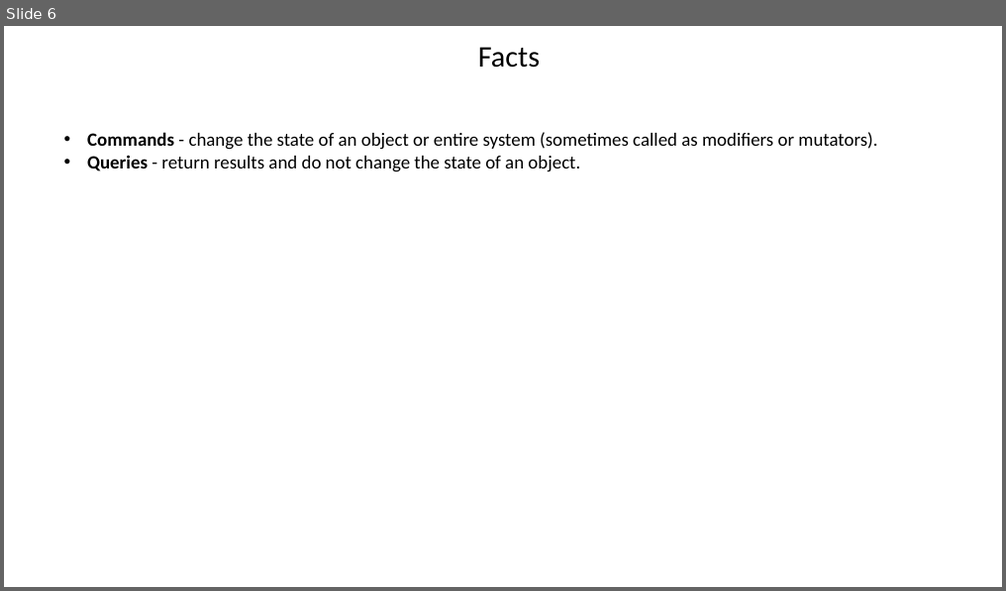
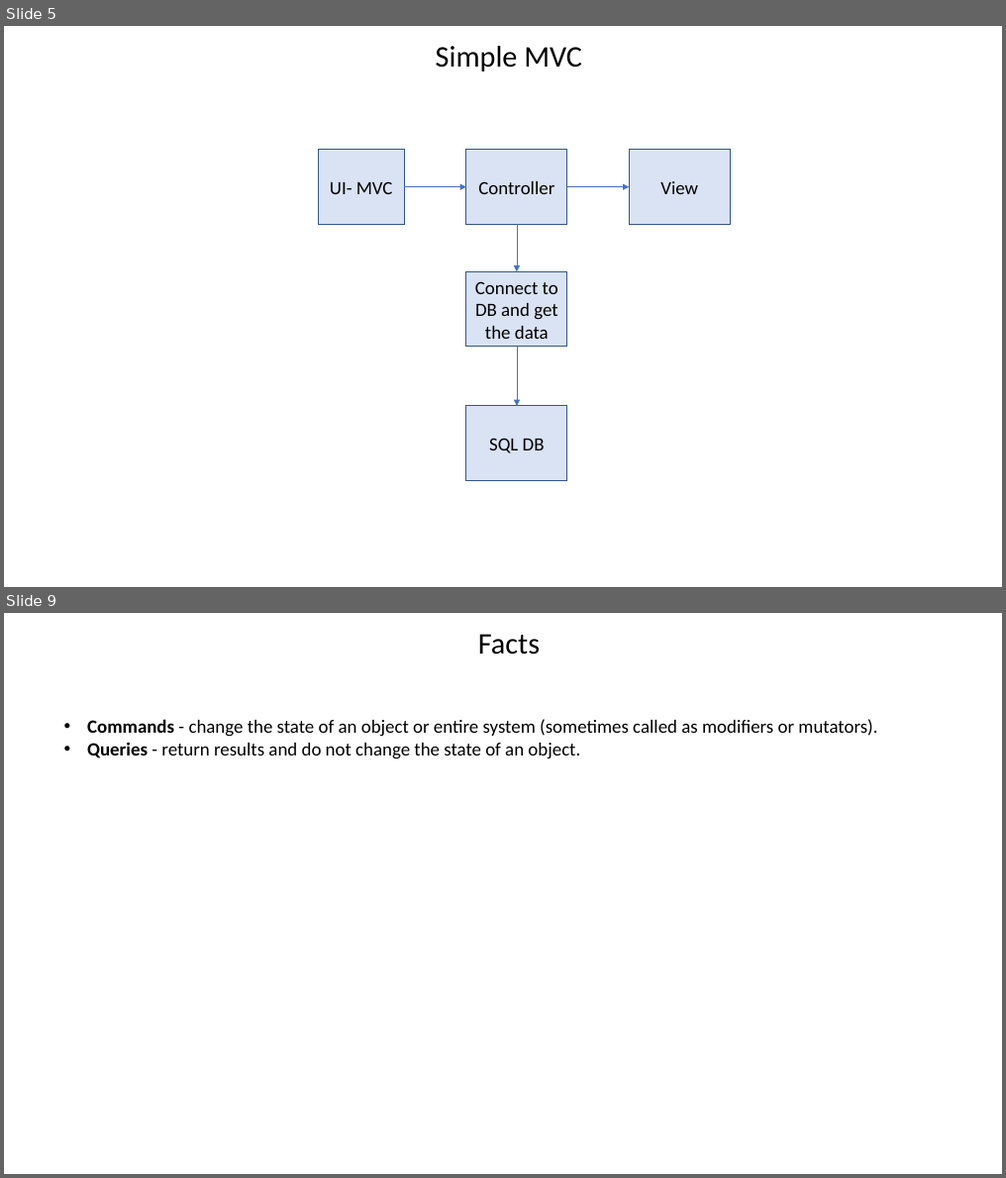
Before and after one commit to jitendrasoni/learning, a slide deck: Learning/Basic/Architect/CQRS/Resource/CQRS.pptx. Shown one above the other, each under a label of ours: slide 6 before the commit, slides 5 and 9 after it; the slides between them are not shown. The pictures are 1006x591 and 1006x1178 pixels, drawn with LibreOffice and Linux fonts; fonts in the diff are those of the drawing. Boxes give left, top, right and bottom in pixels: in the first picture for what was removed or moved away, otherwise in the second. Text is boxed around its words. In the diff, an @@ line names an element or a change of style, - is before the commit and + after.

```diff
--- a/Learning/Basic/Architect/CQRS/Resource/CQRS.pptx
+++ b/Learning/Basic/Architect/CQRS/Resource/CQRS.pptx
@@ slide 5 added at bbox=[4, 26, 1002, 587], background #FFFFFF @@
@@ title added at bbox=[436, 46, 582, 72], 28.8 pt, text #000000 @@
+Simple MVC
@@ rectangle added at bbox=[318, 150, 405, 224], fill #DAE3F3, outline #325491 1 pt, 18 pt, text #000000 @@
+UI- MVC
@@ rectangle added at bbox=[466, 150, 567, 224], fill #DAE3F3, outline #325491 1 pt, 18 pt, text #000000 @@
+Controller
@@ rectangle added at bbox=[629, 150, 731, 224], fill #DAE3F3, outline #325491 1 pt, 18 pt, text #000000 @@
+View
@@ arrow added from (405, 187) to (466, 187), #4472C4 0.5 pt @@
@@ arrow added from (567, 187) to (629, 187), #4472C4 0.5 pt @@
@@ arrow added from (517, 224) to (517, 273), #4472C4 0.5 pt @@
@@ rectangle added at bbox=[466, 273, 567, 347], fill #DAE3F3, outline #325491 1 pt, 18 pt, text #000000 @@
+Connect to DB and get the data
@@ arrow added from (517, 347) to (517, 406), #4472C4 0.5 pt @@
@@ rectangle added at bbox=[466, 406, 567, 481], fill #DAE3F3, outline #325491 1 pt, 18 pt, text #000000 @@
+SQL DB
@@ what was slide 6 is now slide 9 @@
```
Also in this commit, not shown: 3 other slides added, 1 slide removed, 1 other file.
